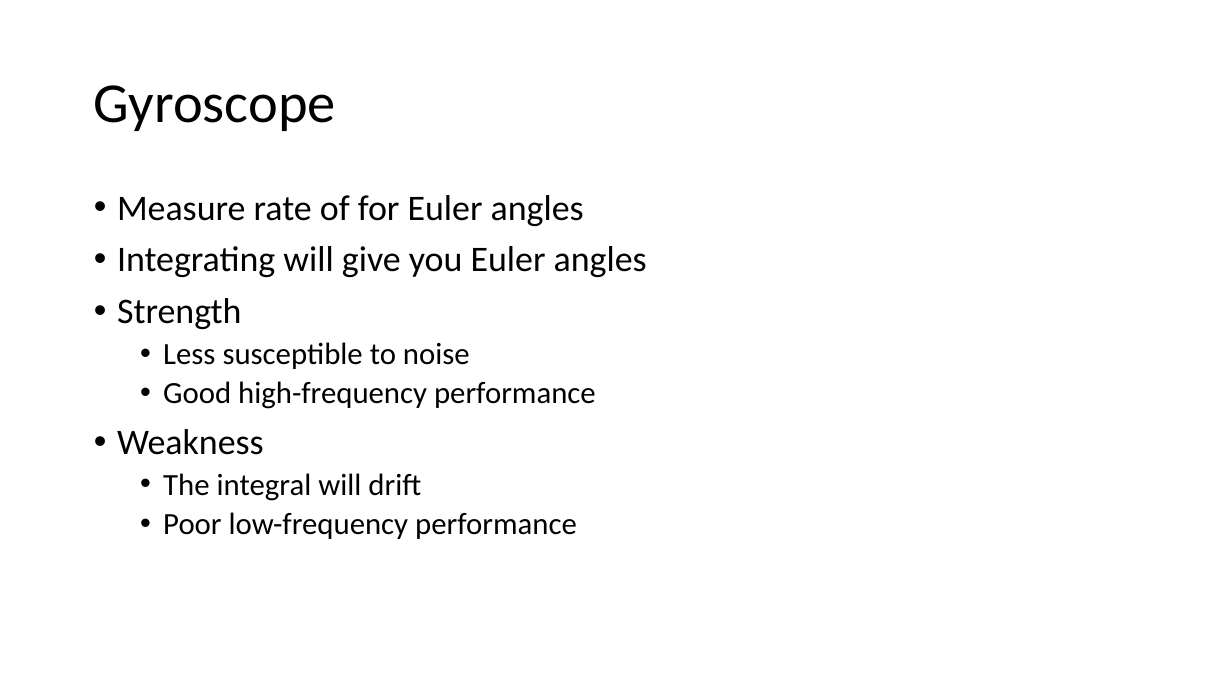
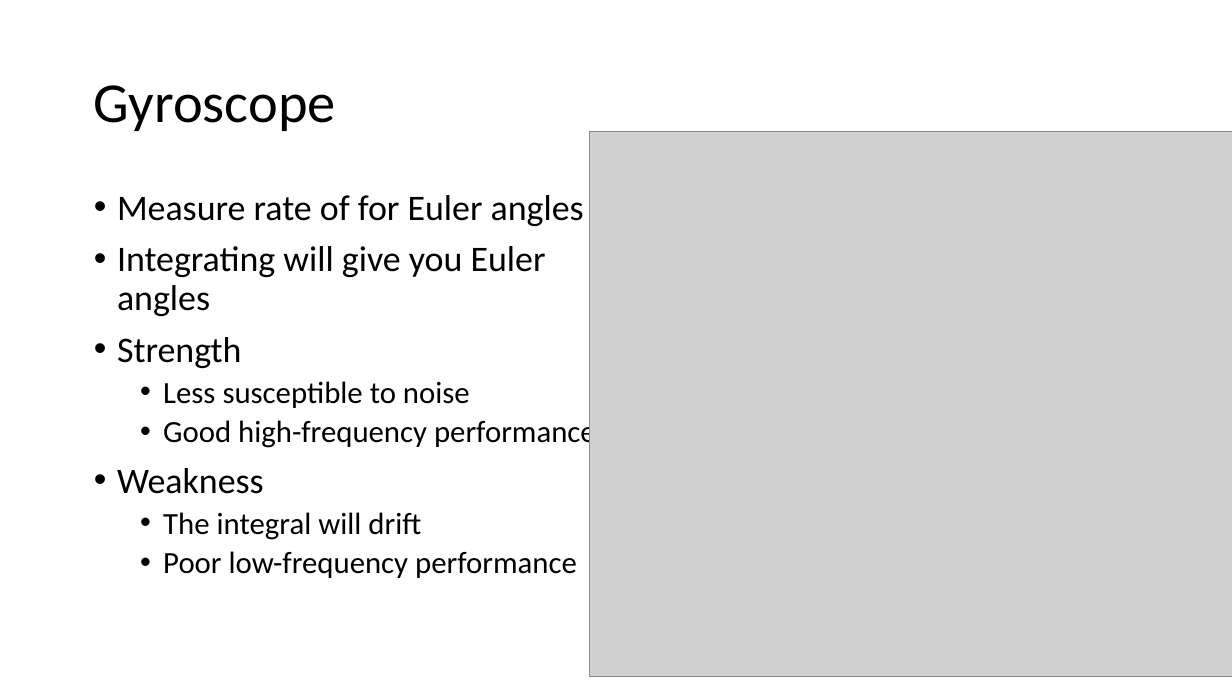
Before and after one commit to NVSL/QuadClass-Resources, a slide deck: slide 8 of labs/Sensing-And-Filtering/Sensing-And-Filtering.pptx. Drawn at 1232x693 pixels with LibreOffice and Linux fonts; fonts in the diff are those of the drawing; grey boxes stand for pictures. Boxes give left, top, right and bottom in pixels: in the first picture for what was removed or moved away, otherwise in the second. Text is boxed around its words. In the diff, an @@ line names an element or a change of style, - is before the commit and + after.

```diff
--- a/labs/Sensing-And-Filtering/Sensing-And-Filtering.pptx
+++ b/labs/Sensing-And-Filtering/Sensing-And-Filtering.pptx
@@ picture added at (590,132,1232,677) @@
@@ text "Measure rate of for Euler ..." rewrapped from (117,195,647,539) to (117,195,596,578) @@
```
Also in this commit, not shown: 4 other slides changed, 4 slides removed, 6 other files.
